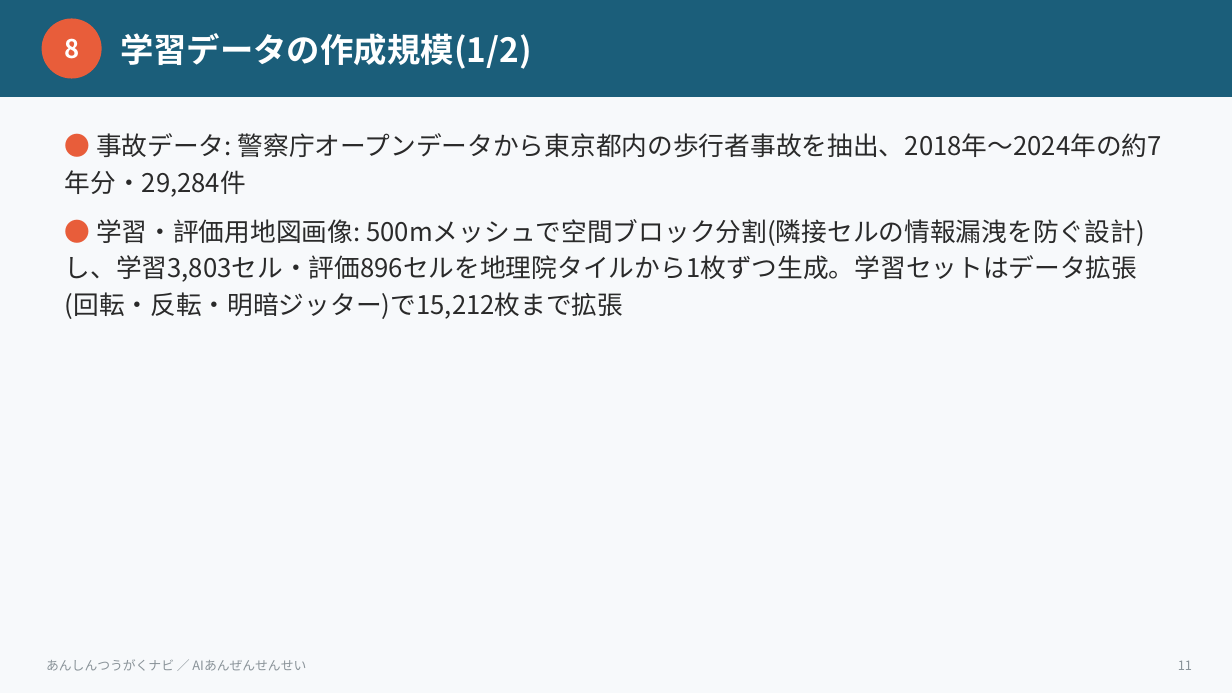
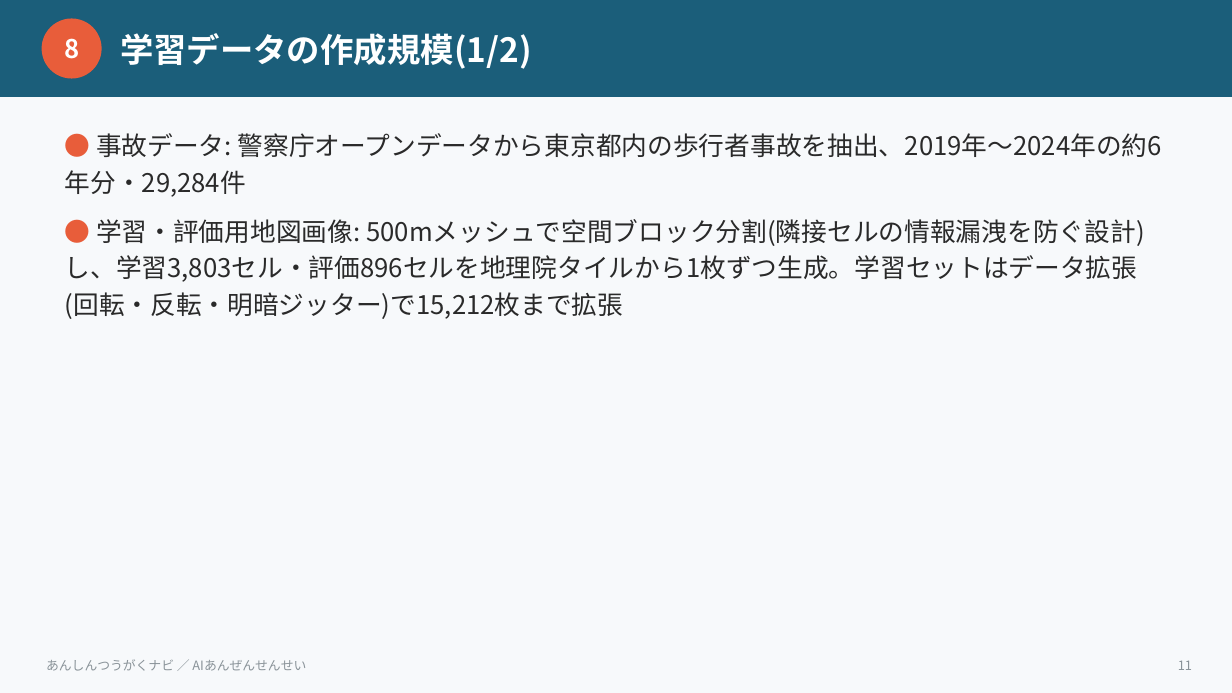
Before and after one commit to niikun/tsugaku-navi, a slide deck: slide 11 of HACKATHON_SLIDES.pptx. Drawn at 1232x693 pixels with LibreOffice and Linux fonts; fonts in the diff are those of the drawing. Boxes give left, top, right and bottom in pixels: in the first picture for what was removed or moved away, otherwise in the second. Text is boxed around its words. In the diff, an @@ line names an element or a change of style, - is before the commit and + after.

```diff
--- a/HACKATHON_SLIDES.pptx
+++ b/HACKATHON_SLIDES.pptx
@@ text at <box>65,133,1162,197</box>: text changed @@
-● 事故データ: 警察庁オープンデータから東京都内の歩行者事故を抽出、2018年〜2024年の約7年分・29,284件
+● 事故データ: 警察庁オープンデータから東京都内の歩行者事故を抽出、2019年〜2024年の約6年分・29,284件
```
Also in this commit, not shown: 1 other slide changed, 5 other files.
